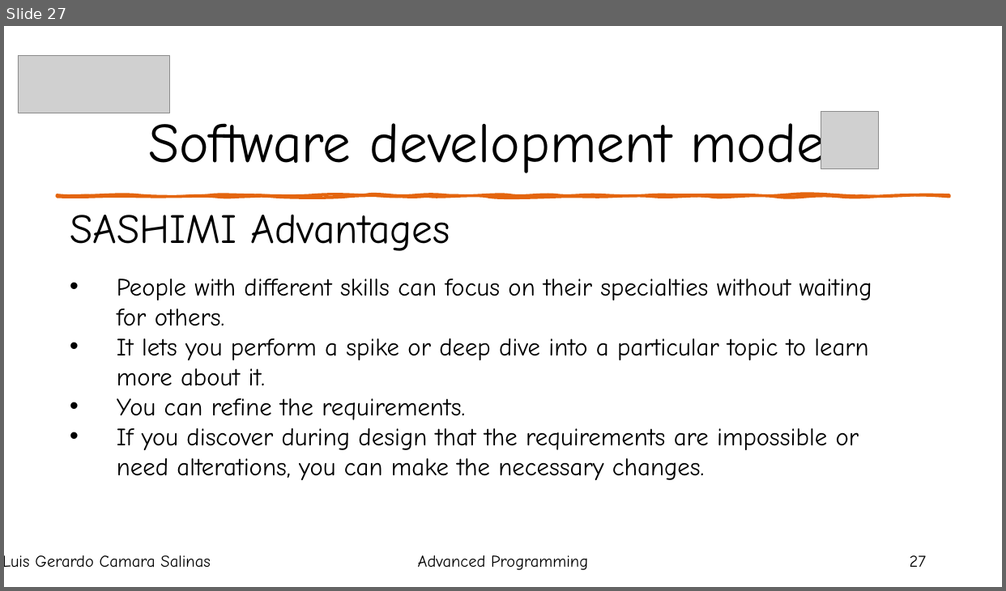
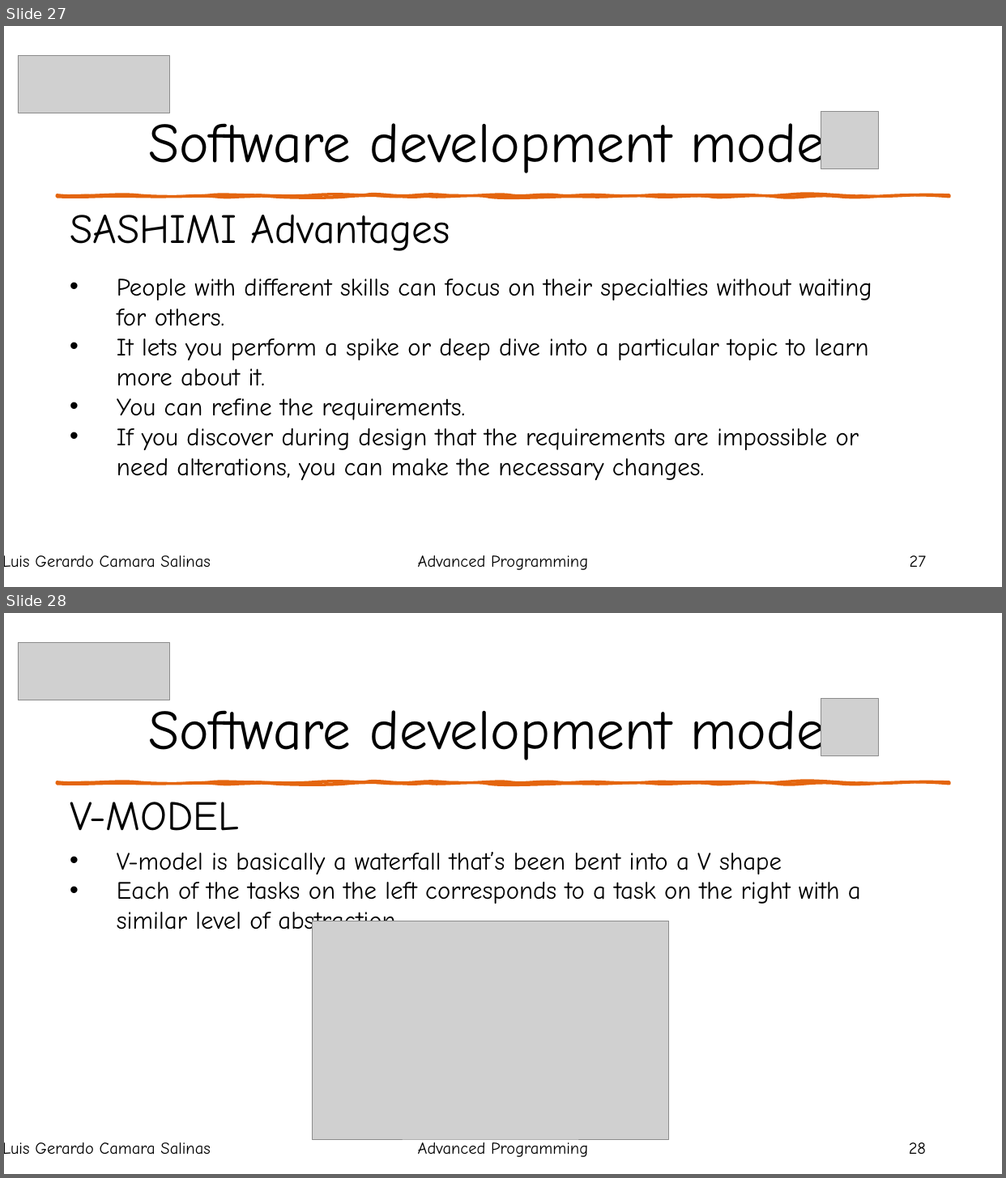
Before and after one commit to LuisGerar321/AdvancedProgramming, a slide deck: Unit1/Course.pptx. Shown one above the other, each under a label of ours: slide 27 before the commit, slides 27 and 28 after it. The pictures are 1006x591 and 1006x1178 pixels, drawn with LibreOffice and Linux fonts; fonts in the diff are those of the drawing; grey boxes stand for pictures. Boxes give left, top, right and bottom in pixels: in the first picture for what was removed or moved away, otherwise in the second. Text is boxed around its words. In the diff, an @@ line names an element or a change of style, - is before the commit and + after.

```diff
--- a/Unit1/Course.pptx
+++ b/Unit1/Course.pptx
@@ slide 28 added at box(4, 613, 1002, 1174), background #FFFFFF; not listed: 1 template element that a slide beside it also shows @@
@@ picture added at box(19, 643, 170, 700) @@
@@ title added at box(148, 701, 860, 760), 54 pt, text #000000 @@
+Software development models
@@ picture added at box(821, 699, 879, 756) @@
@@ text added at box(70, 802, 239, 831), 40 pt, text #000000 @@
+V-MODEL
@@ text added at box(117, 852, 861, 938), 24 pt, text #000000 @@
+• V-model is basically a waterfall that’s been bent into a V shape
+• Each of the tasks on the left corresponds to a task on the right with a similar level of abstraction.
@@ picture added at box(313, 921, 669, 1139) @@
@@ text added at box(4, 1143, 210, 1155), 16 pt, text #000000 @@
+Luis Gerardo Camara Salinas
@@ text added at box(418, 1139, 588, 1157), 16 pt, text #000000 @@
+Advanced Programming
@@ page number added at box(909, 1143, 926, 1154), 16 pt, text #000000 @@
+28
```
Also in this commit, not shown: 15 other slides added, 1 slide removed, 7 other files.
